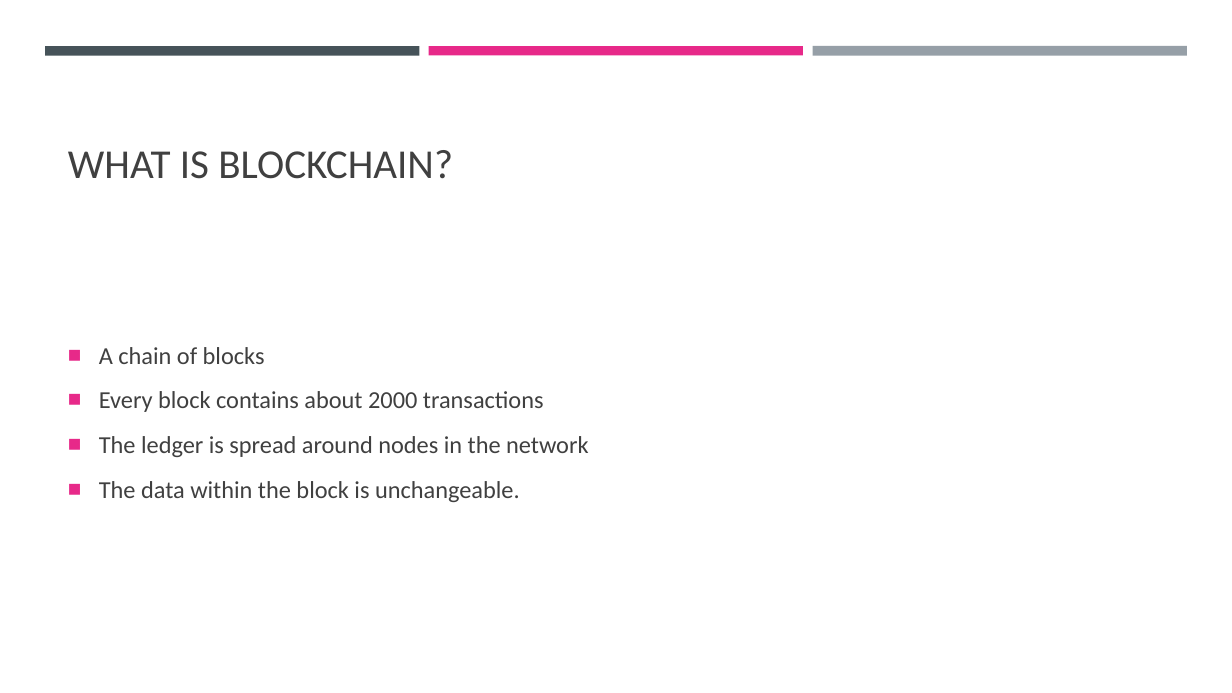
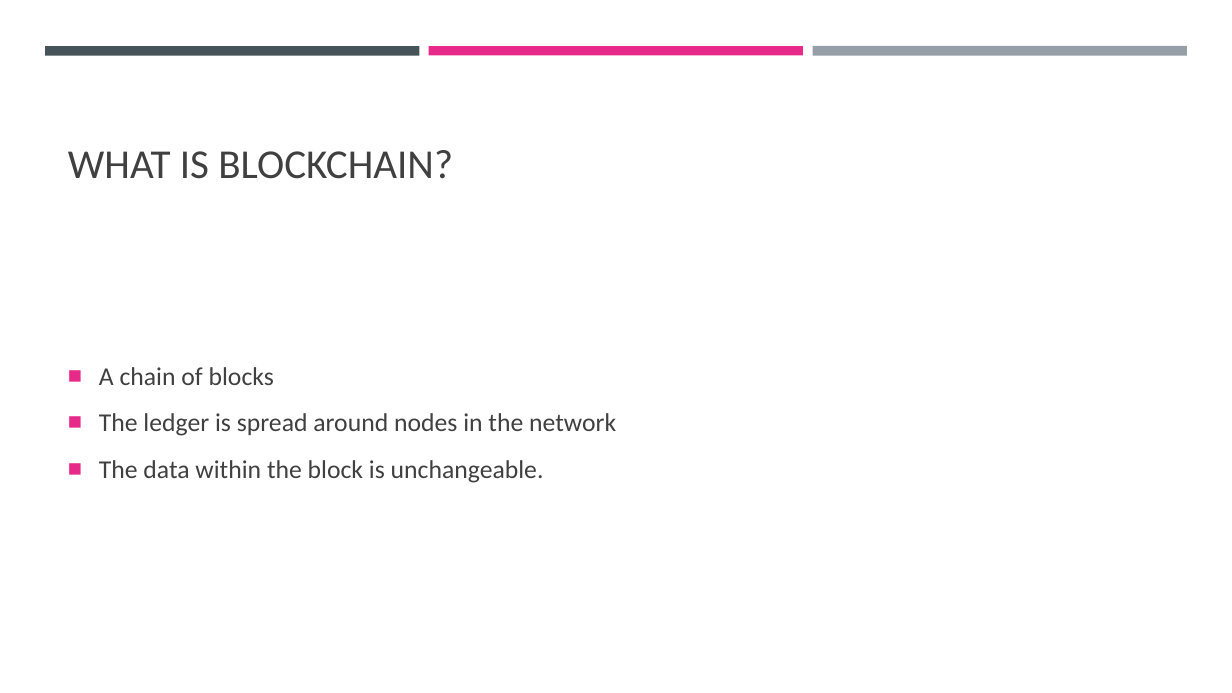
Before and after one commit to cyoni/bitcoin, a slide deck: slide 37 of bitcoin.pptx (slide 5 before the commit). Drawn at 1232x693 pixels with LibreOffice and Linux fonts; fonts in the diff are those of the drawing. Boxes give left, top, right and bottom in pixels: in the first picture for what was removed or moved away, otherwise in the second. Text is boxed around its words. In the diff, an @@ line names an element or a change of style, - is before the commit and + after.

```diff
--- a/bitcoin.pptx
+++ b/bitcoin.pptx
@@ text "A chain of blocks" at (99,367,616,483): size 19 to 20 pt @@
@@ text at (99,391,544,412): paragraph removed @@
-■ Every block contains about 2000 transactions
```
Also in this commit, not shown: 25 other slides changed, 24 slides added, 3 slides removed.
